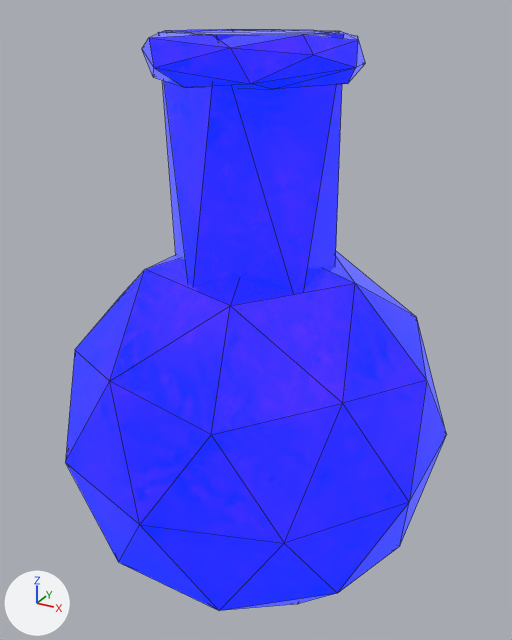
Before and after pictures for a commit that changed the glTF model objects/models/potion.glb.
Camera for both pictures: a 50 mm camera at (0.3, -0.541, 1.279) aimed at (-0.002, 0.007, 1.005). The lights are fixed; the arrows at lower left show +X, +Y and +Z. Mesh edges are drawn as thin lines. Vertices at the same position are counted once.
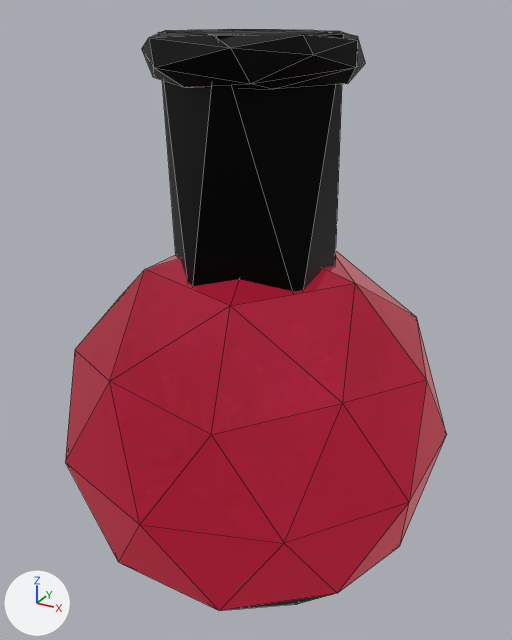
Pixel boxes [x1, y1, x2, y2] of what changed, in the pictures (512 x 640 px):
'Torus', recoloured, surface changed
    both: [66, 29, 446, 611]
part 1 of me_torus, recoloured (blue to black)
    both: [142, 29, 365, 611]

Edits to the bpy script that builds the scene:
```text
Change mat_material_001:
    mat_material_001.emission_color: (0.0, 0.0225, 1.0) -> (0.292, 0.008, 0.0233)  # blue #0029ff -> red #93162a
Add mat_material:
    mat_material = principled_material('Material')
    mat_material.base_color = (0.0, 0.0, 0.0)  # black #000000
    mat_material.metallic = 0.794
Change me_torus:
    where me_torus.from_pydata(...)  # 99 vertices, 190 faces; spans x -0.18..0.18, y -0.189..0.189, z 0.714..1.262
    used by ob_torus; location = (0.0, 0.0, 0.0)
    me_torus part 1: 126 faces spanning x -0.169..0.161, y -0.161..0.161, z 0.714..1.262 switch from mat_material_001 (picture img_potion_texture) to mat_material (black #000000)
```
